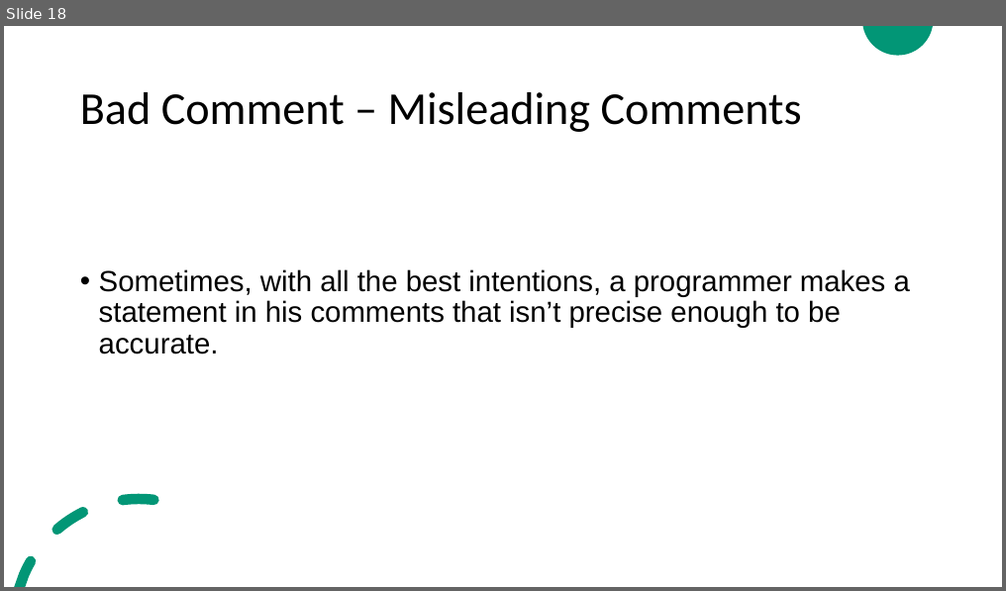
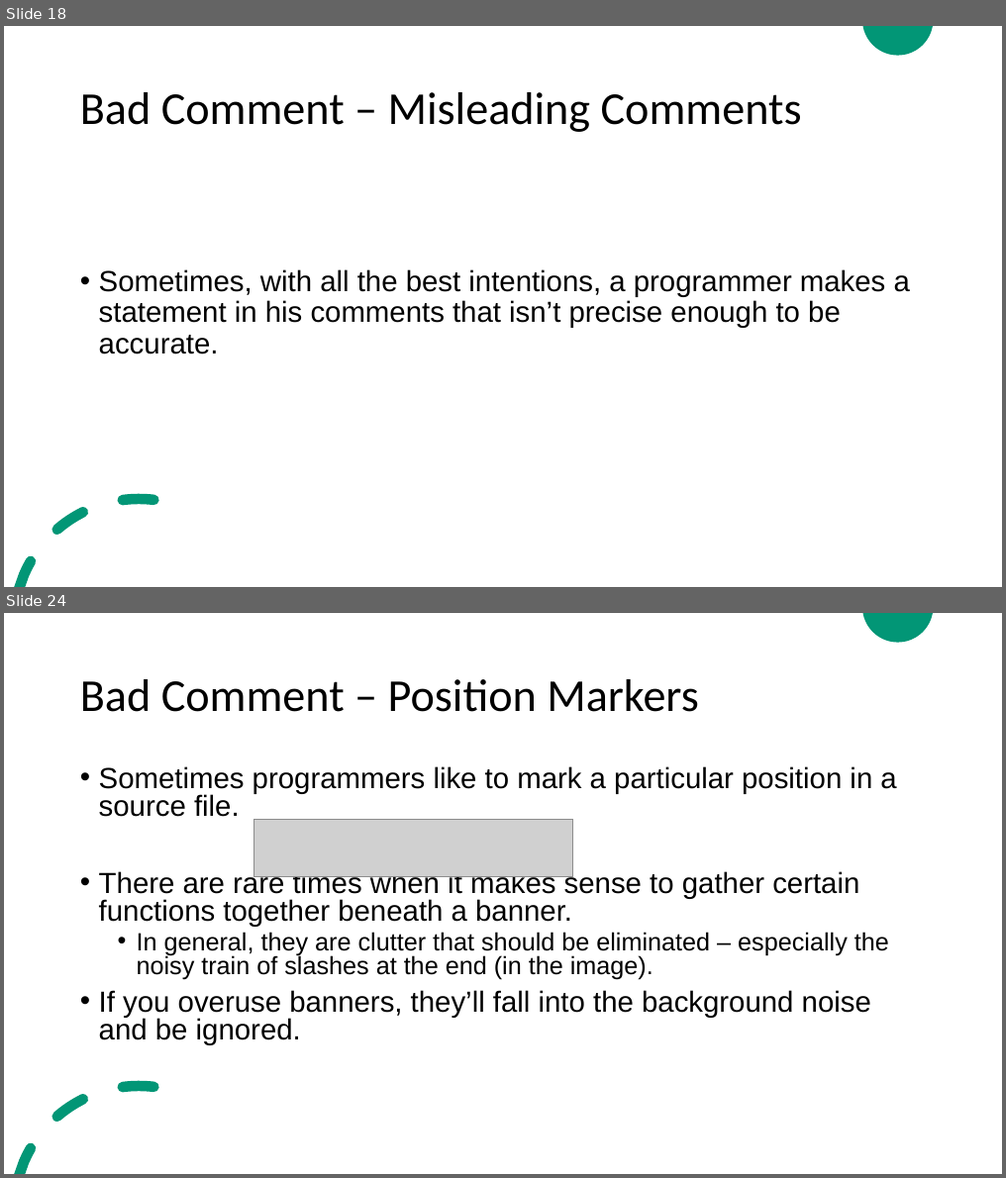
Before and after one commit to ZeinaZayed4/clean-code, a slide deck: Clean Code - Chapter 4.pptx. Shown one above the other, each under a label of ours: slide 18 before the commit, slides 18 and 24 after it; the slides between them are not shown. The pictures are 1006x591 and 1006x1178 pixels, drawn with LibreOffice and Linux fonts; fonts in the diff are those of the drawing; grey boxes stand for pictures. Boxes give left, top, right and bottom in pixels: in the first picture for what was removed or moved away, otherwise in the second. Text is boxed around its words. In the diff, an @@ line names an element or a change of style, - is before the commit and + after.

```diff
--- a/Clean Code - Chapter 4.pptx
+++ b/Clean Code - Chapter 4.pptx
@@ slide 24 added at [4,613,1002,1174], background #FFFFFF; not listed: 2 template elements that a slide beside it also shows @@
@@ title added at [80,679,699,712], 44 pt, text #000000 @@
+Bad Comment – Position Markers
@@ text added at [99,766,896,1046], 28 pt, text #000000 @@
+• Sometimes programmers like to mark a particular position in a source file.
+• There are rare times when it makes sense to gather certain functions together beneath a banner.
+  • In general, they are clutter that should be eliminated – especially the noisy train of slashes at the end (in the image).
+• If you overuse banners, they’ll fall into the background noise and be ignored.
@@ picture added at [254,819,573,876] @@
```
Also in this commit, not shown: 14 other slides added.
